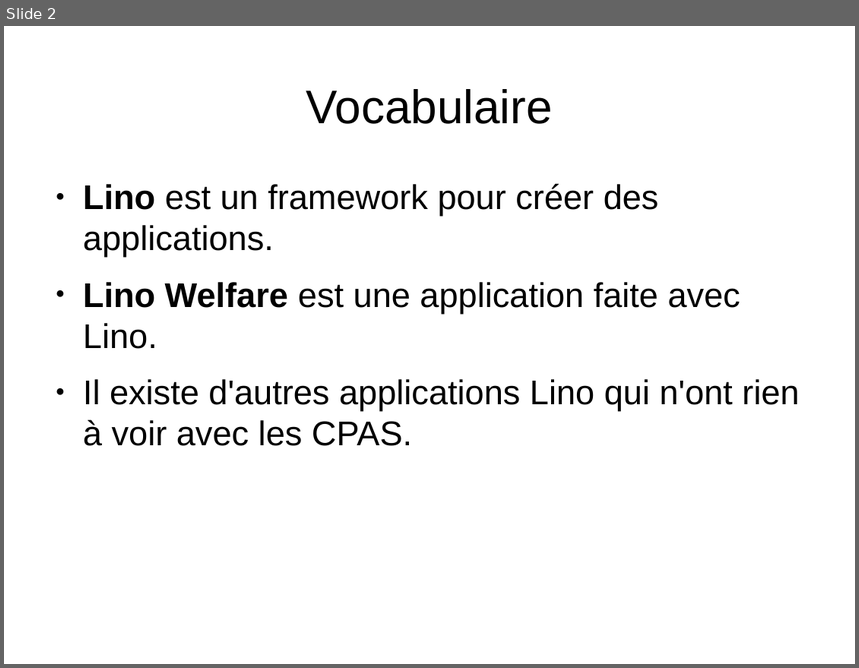
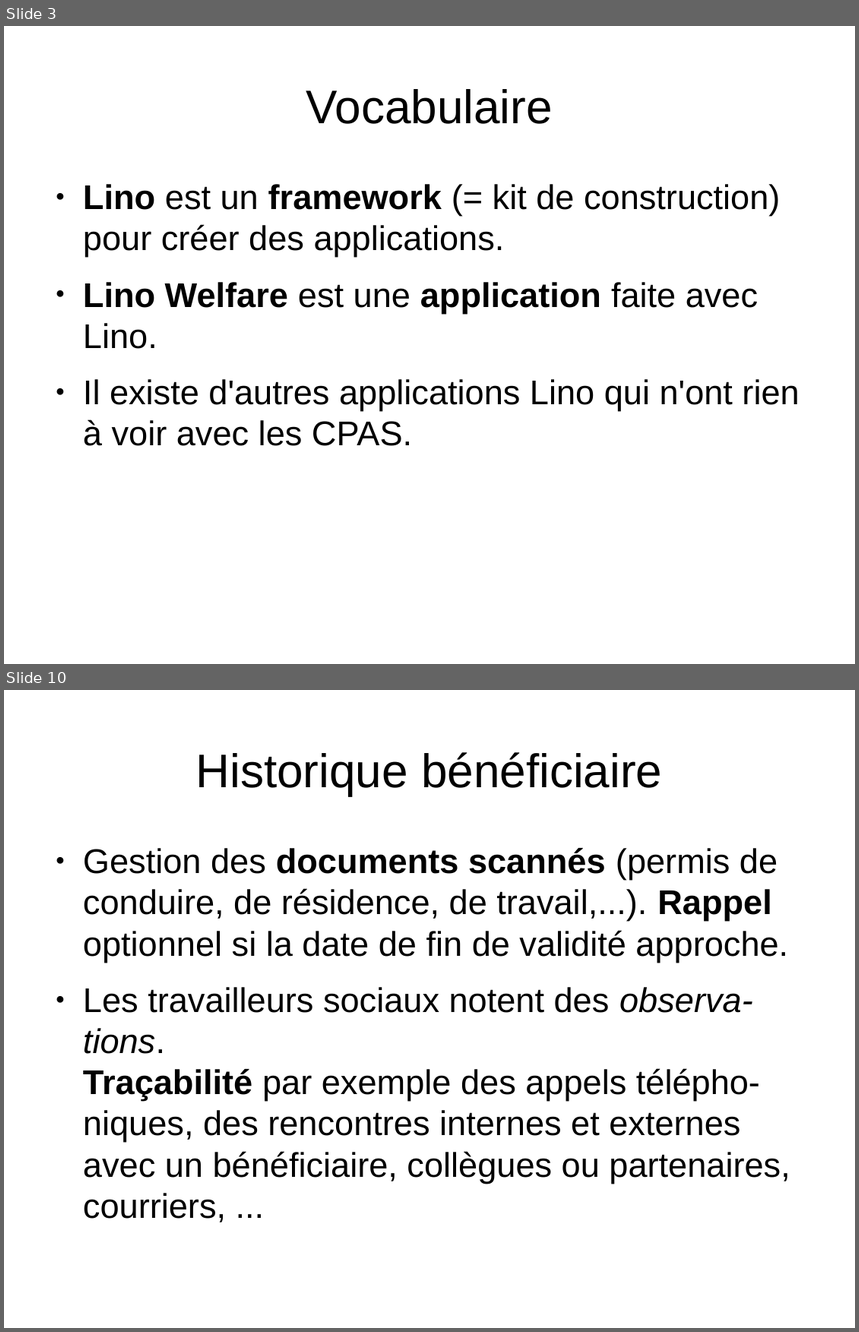
Before and after one commit to lino-framework/welfare, a slide deck: docs_fr/dl/tour_lino_welfare.odp. Shown one above the other, each under a label of ours: slide 2 before the commit, slides 3 and 10 after it; the slides between them are not shown. The pictures are 859x668 and 859x1332 pixels, drawn with LibreOffice and Linux fonts; fonts in the diff are those of the drawing. Boxes give left, top, right and bottom in pixels: in the first picture for what was removed or moved away, otherwise in the second. Text is boxed around its words. In the diff, an @@ line names an element or a change of style, - is before the commit and + after.

```diff
--- a/docs_fr/dl/tour_lino_welfare.odp
+++ b/docs_fr/dl/tour_lino_welfare.odp
@@ slide 10 added at box(4, 690, 855, 1328), background #FFFFFF @@
@@ title added at box(196, 752, 662, 796), 44 pt, text #000000 @@
+Historique bénéficiaire
@@ text added at box(83, 848, 790, 1223), 32 pt, text #000000 @@
+● Gestion des documents scannés (permis de conduire, de résidence, de travail,...). Rappel optionnel si la date de fin de validité approche.
+● Les travailleurs sociaux notent des observa-tions.
+  Traçabilité par exemple des appels télépho-niques, des rencontres internes et externes avec un bénéficiaire, collègues ou partenaires, courriers, ...
@@ what was slide 2 is now slide 3 @@
@@ slide 3 changed as well @@
@@ text at box(83, 184, 780, 257): text changed @@
-● Lino est un framework pour créer des applications.
+● Lino est un framework (= kit de construction) pour créer des applications.
@@ text at box(83, 282, 758, 349): bold on in "application" @@
```
Also in this commit, not shown: 11 other slides changed, 16 other slides added, 3 other files.
